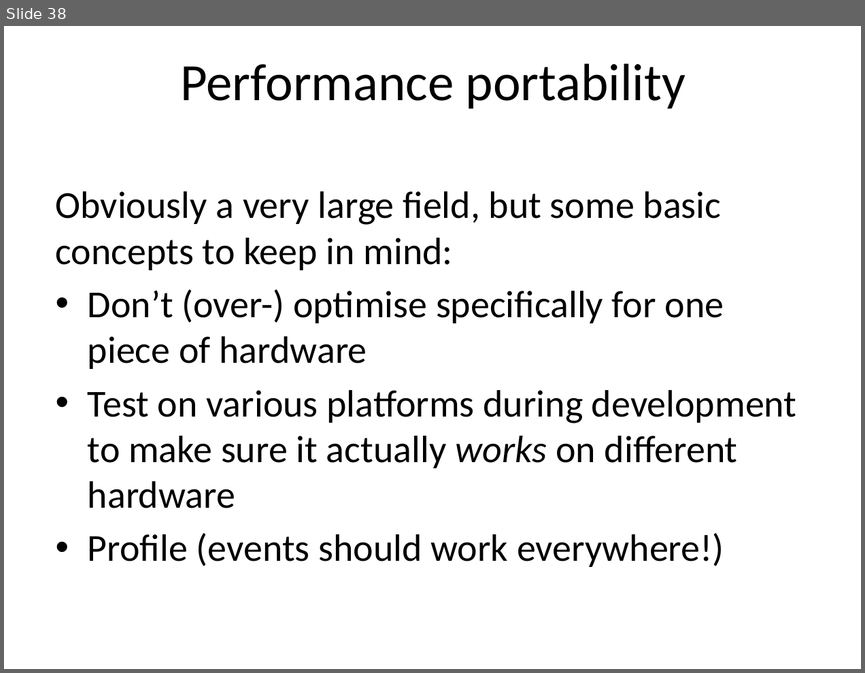
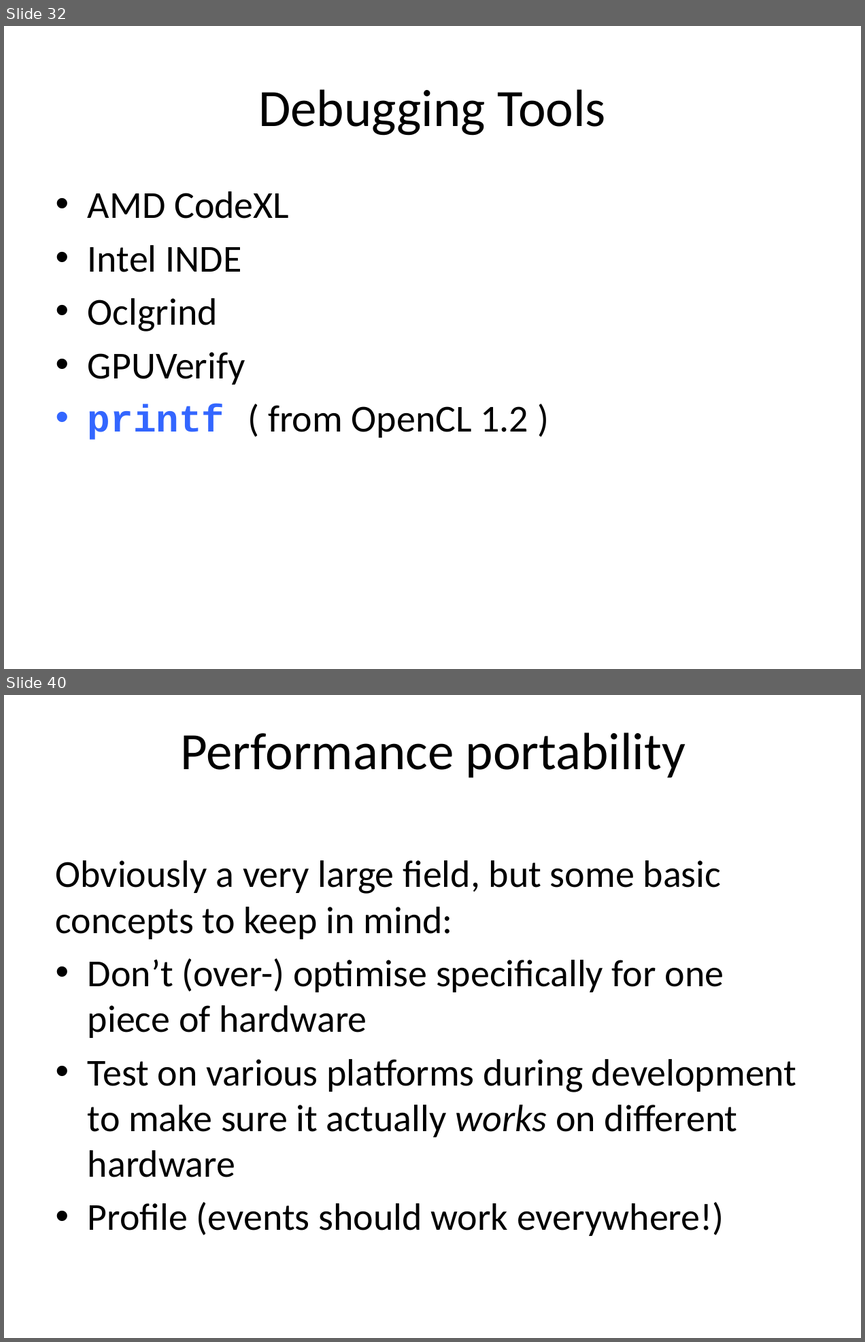
Before and after one commit to UoB-HPC/opencl-training-code, a slide deck: slides/advanced_part3.pptx. Shown one above the other, each under a label of ours: slide 38 before the commit, slides 32 and 40 after it; the slides between them are not shown. The pictures are 865x673 and 865x1342 pixels, drawn with LibreOffice and Linux fonts; fonts in the diff are those of the drawing. Boxes give left, top, right and bottom in pixels: in the first picture for what was removed or moved away, otherwise in the second. Text is boxed around its words. In the diff, an @@ line names an element or a change of style, - is before the commit and + after.

```diff
--- a/slides/advanced_part3.pptx
+++ b/slides/advanced_part3.pptx
@@ slide 32 added at (4,26,861,669), background #FFFFFF @@
@@ title added at (258,89,606,135), 44 pt, text #000000 @@
+Debugging Tools
@@ text added at (88,191,528,439), 32 pt, text #000000 @@
+• AMD CodeXL
+• Intel INDE
+• Oclgrind
+• GPUVerify
+• printf ( from OpenCL 1.2 )
@@ what was slide 38 is now slide 40 @@
```
Also in this commit, not shown: 47 slides changed, 1 other slide added, 1 slide removed, 1 other file.
